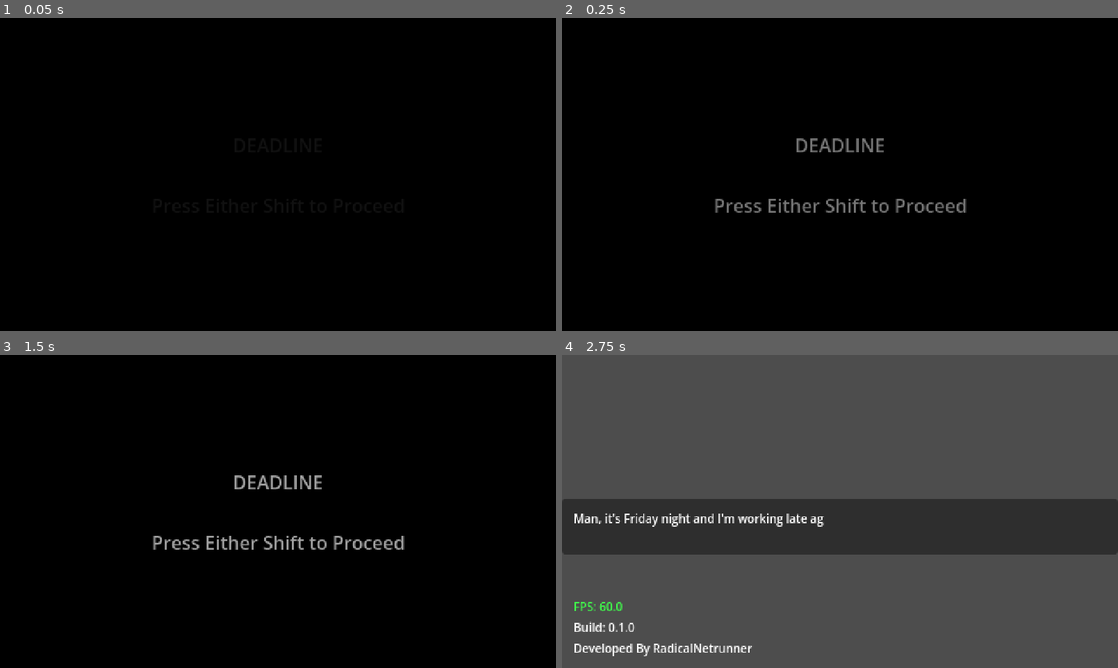
Above: before the commit, frames 1-4 (two rows, left to right).
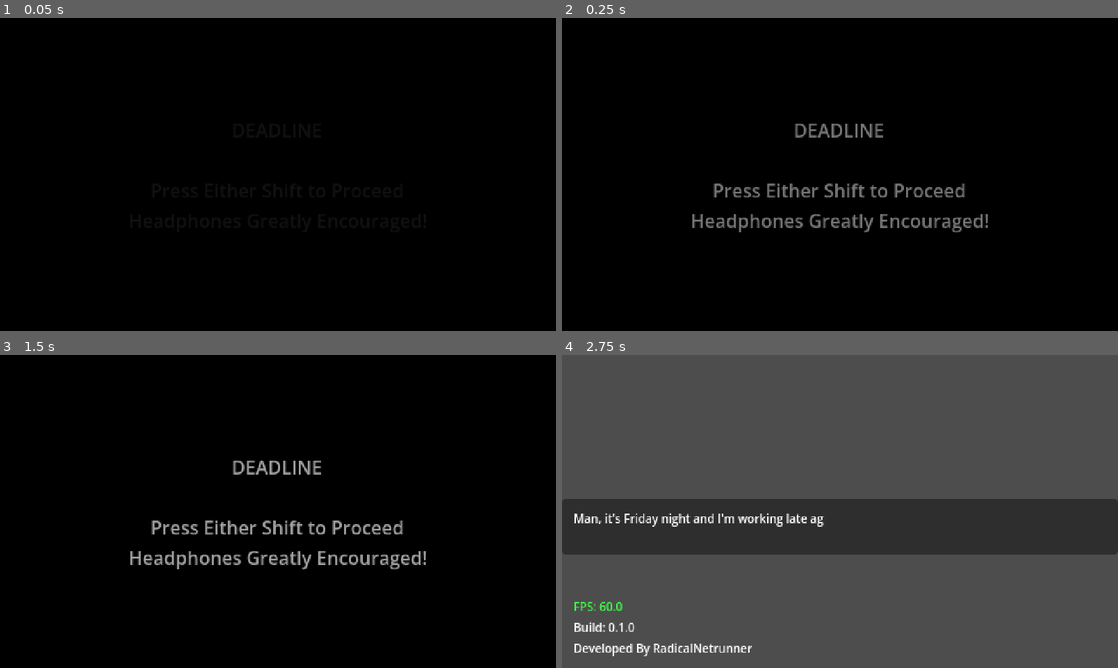
Above: after the commit, the same moments.

Repository: mcneiljv/game-off-2026
Game: Godot game, scene res://src/core/main_game/title_screen.tscn
Two runs of this game, one before a commit and one after it. Both use one fixed random seed, a clock stepped at 60 frames per second and the inputs below.
Inputs:
- Up to frame 1 (0.05 s): no input
- Up to frame 2 (0.25 s): no input
- Up to frame 3 (1.5 s): tap Enter at 1.25 s; hold Shift (left_shift) from 1.28 s (still down)
- Up to frame 4 (2.75 s): release Shift (left_shift) at 2.03 s

The runs differ from the first frame. In frame 2, 3.5% of the frame differs, in the area x 23-77%, y 33-69%; in frame 3, 3.7%; in frame 4, nothing differs.

Commit message:
Add note to title screen about using headphones

Diff:
--- a/default_bus_layout.tres
+++ b/default_bus_layout.tres
@@ -3,7 +3,7 @@
 [resource]
 bus/1/name = &"Ambient"
 bus/1/solo = false
-bus/1/mute = true
+bus/1/mute = false
 bus/1/bypass_fx = false
 bus/1/volume_db = -0.030508041
 bus/1/send = &"Master"
--- a/src/core/main_game/title_screen.tscn
+++ b/src/core/main_game/title_screen.tscn
@@ -32,5 +32,6 @@
 grow_vertical = 2
 text = "DEADLINE
 
-Press Either Shift to Proceed"
+Press Either Shift to Proceed
+Headphones Greatly Encouraged!"
 horizontal_alignment = 1
